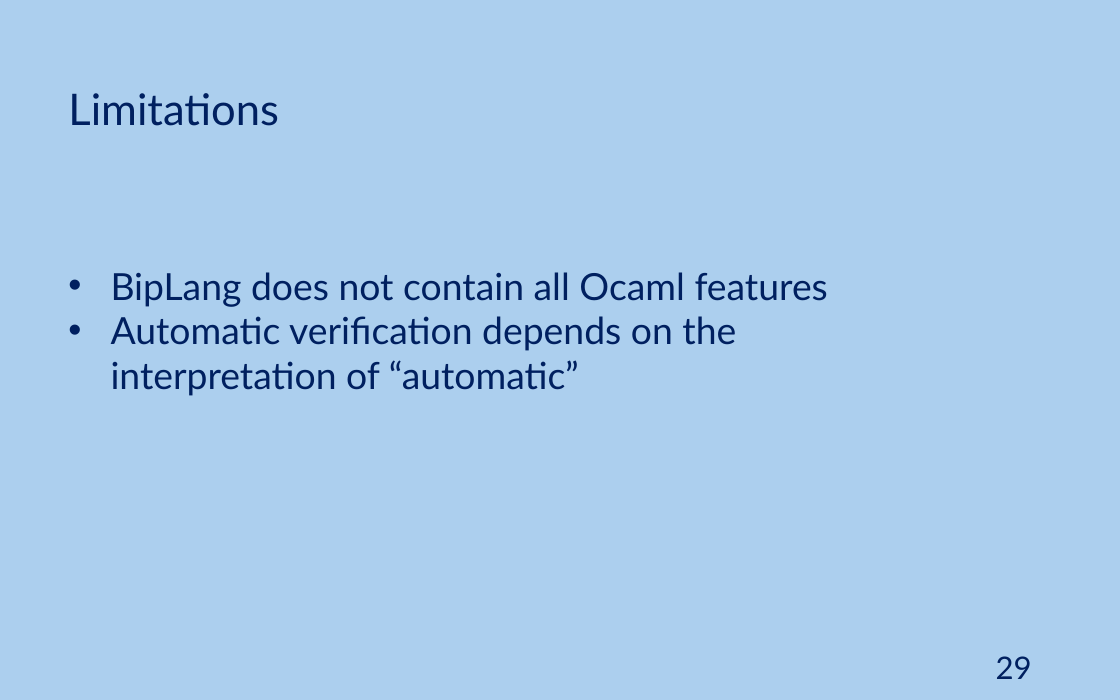
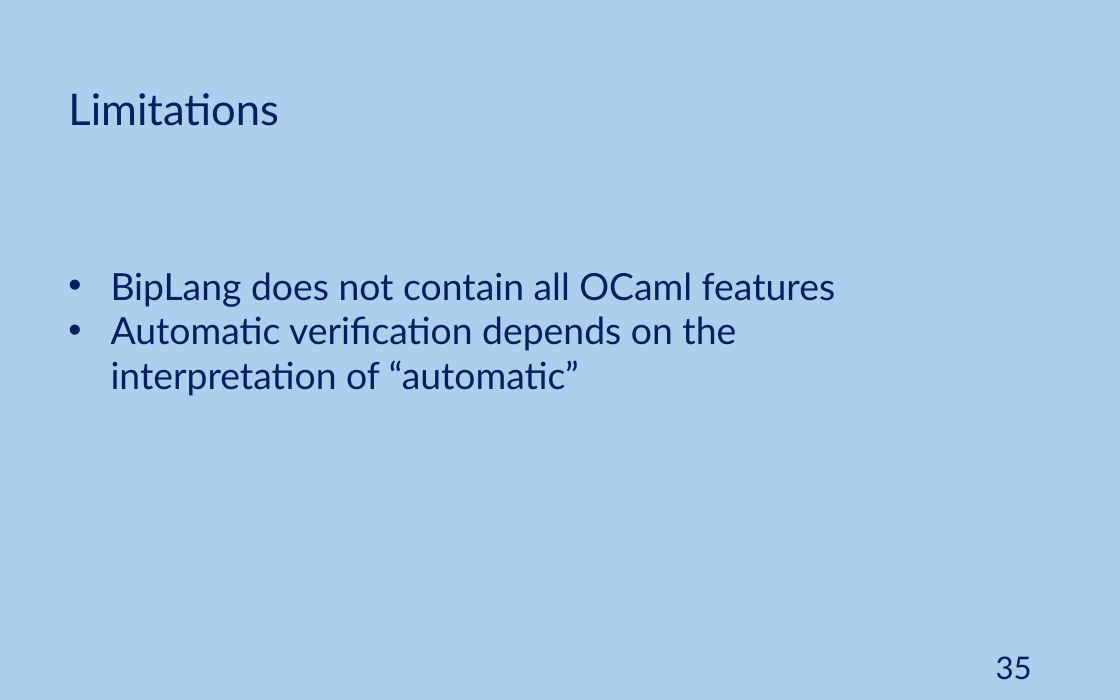
Before and after one commit to JoaoNini75/MasterThesis, a slide deck: slide 35 of tese/presentation/Ap Tese.pptx (slide 29 before the commit). Drawn at 1120x700 pixels with LibreOffice and Linux fonts; fonts in the diff are those of the drawing. Boxes give left, top, right and bottom in pixels: in the first picture for what was removed or moved away, otherwise in the second. Text is boxed around its words. In the diff, an @@ line names an element or a change of style, - is before the commit and + after.

```diff
--- a/tese/presentation/Ap Tese.pptx
+++ b/tese/presentation/Ap Tese.pptx
@@ text at box(111, 272, 835, 307): text changed @@
-• BipLang does not contain all Ocaml features
+• BipLang does not contain all OCaml features
@@ page number at box(996, 656, 1032, 680): text changed @@
-29
+35
```
Also in this commit, not shown: 16 other slides changed, 5 slides added, 24 slides removed.
